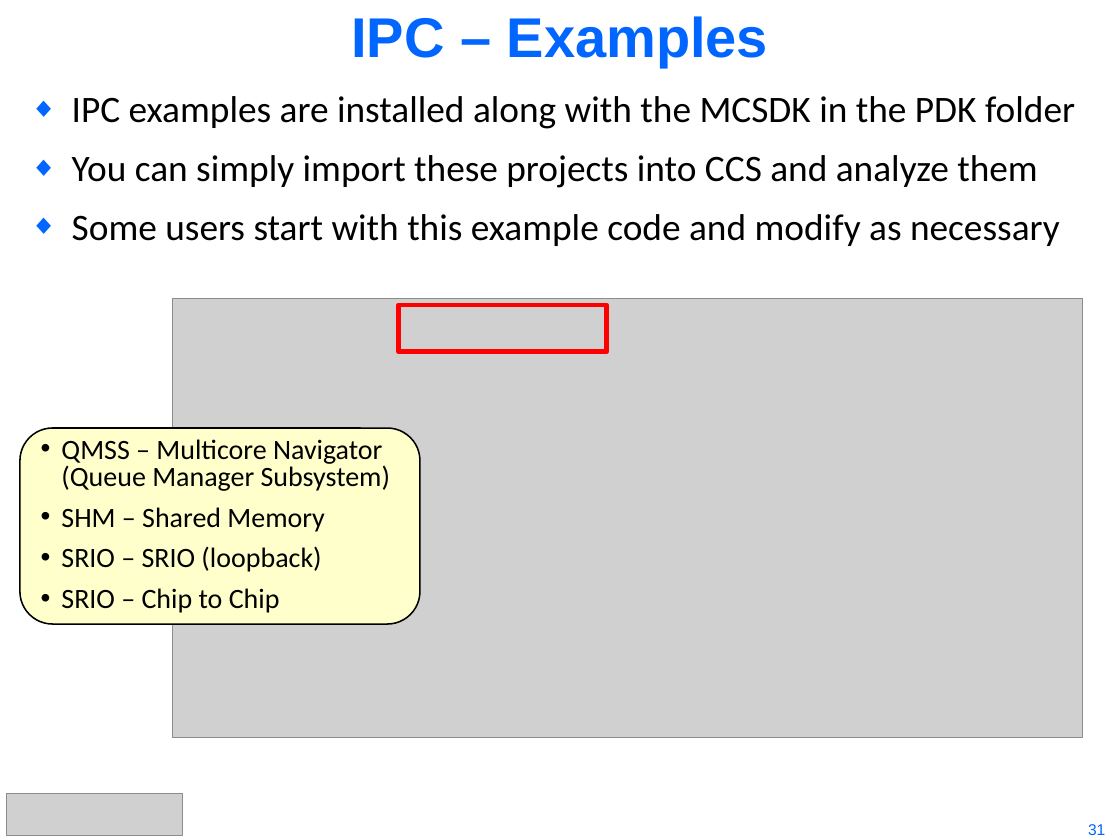
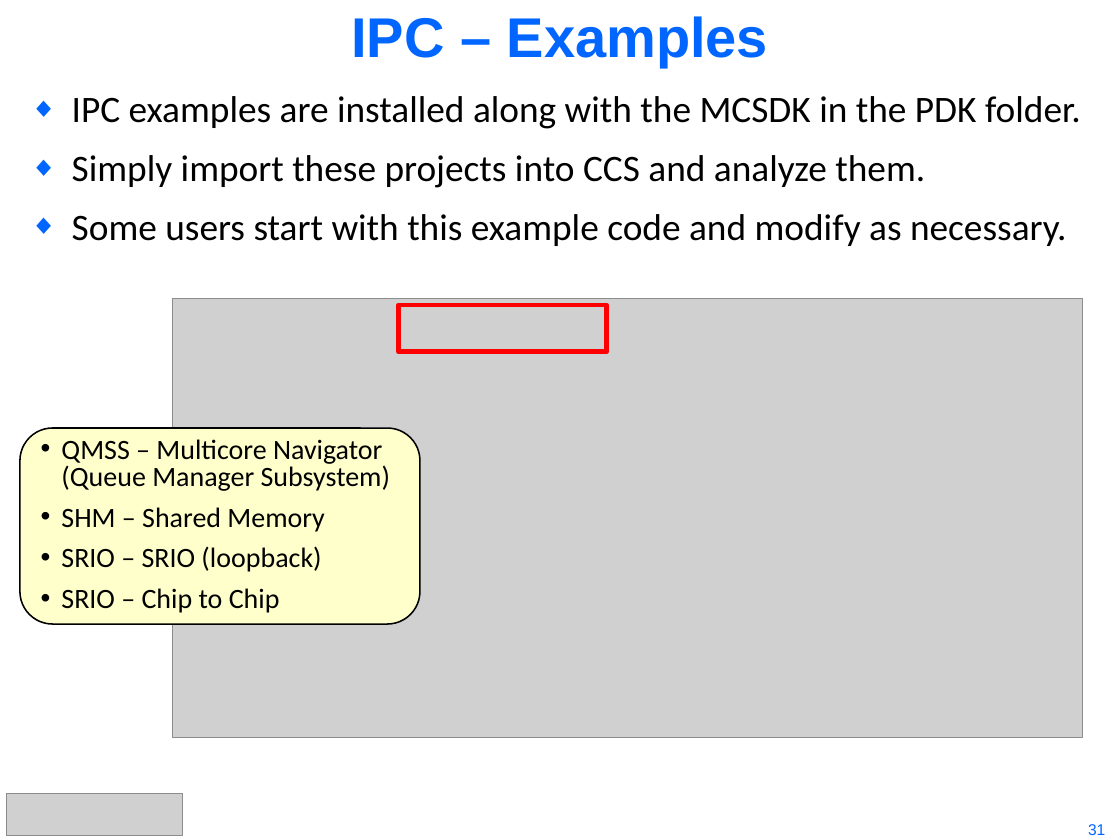
Before and after one commit to hari1989/keystone-workshop, a slide deck: slide 31 of preliminary/KeyStone Intro to IPC.pptx. Drawn at 1120x840 pixels with LibreOffice and Linux fonts; fonts in the diff are those of the drawing; grey boxes stand for pictures. Boxes give left, top, right and bottom in pixels: in the first picture for what was removed or moved away, otherwise in the second. Text is boxed around its words. In the diff, an @@ line names an element or a change of style, - is before the commit and + after.

```diff
--- a/preliminary/KeyStone Intro to IPC.pptx
+++ b/preliminary/KeyStone Intro to IPC.pptx
@@ text at (72,96,1081,246): text changed @@
-◆ IPC examples are installed along with the MCSDK in the PDK folder
-◆ You can simply import these projects into CCS and analyze them
-◆ Some users start with this example code and modify as necessary
+◆ IPC examples are installed along with the MCSDK in the PDK folder.
+◆ Simply import these projects into CCS and analyze them.
+◆ Some users start with this example code and modify as necessary.
```
Also in this commit, not shown: 22 other slides changed.
